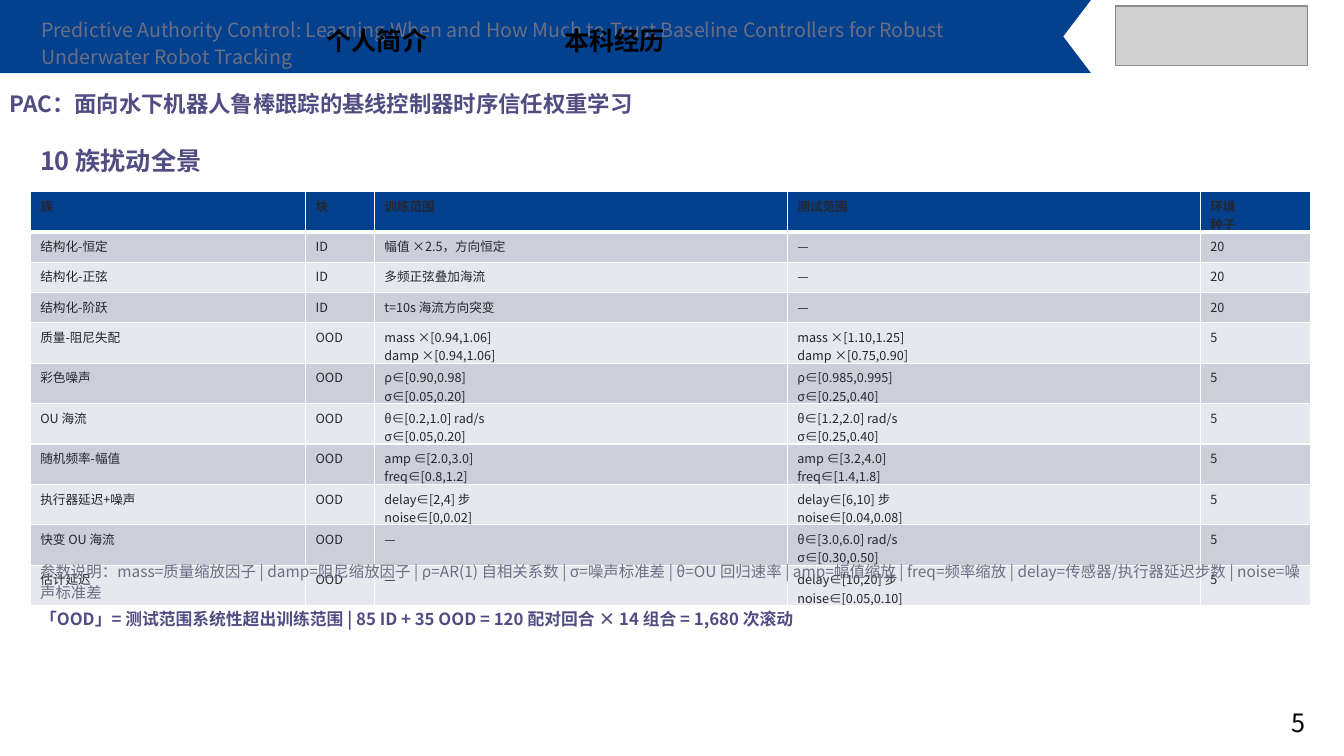
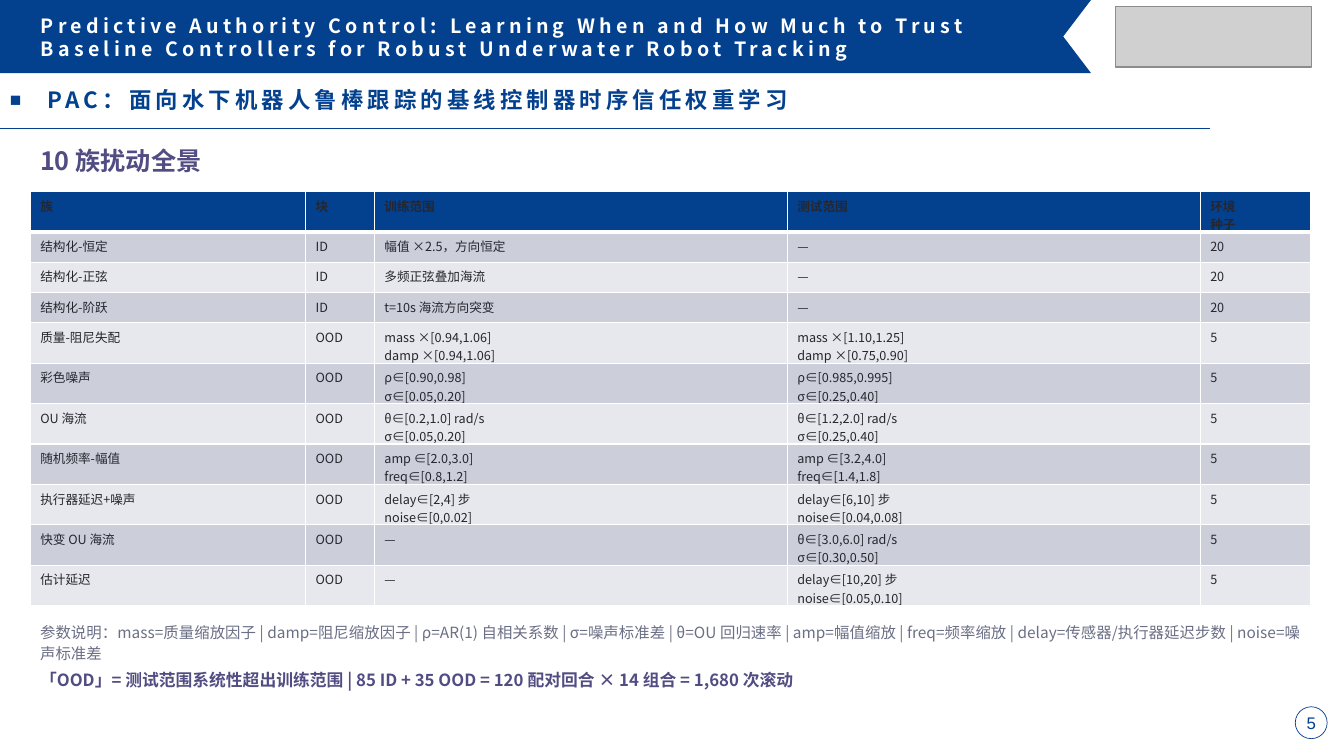
Before and after one commit to Jiacheng-Tian/predictive-authority-control, a slide deck: slide 5 of paper/PAC_组会答辩_完整版.pptx. Drawn at 1344x756 pixels with LibreOffice and Linux fonts; fonts in the diff are those of the drawing; grey boxes stand for pictures. Boxes give left, top, right and bottom in pixels: in the first picture for what was removed or moved away, otherwise in the second. Text is boxed around its words. In the diff, an @@ line names an element or a change of style, - is before the commit and + after.

Commit message:
defense: rewrite S3-S4 with plain-language parameter explanations
S3 (network): 24-dim feature vector fully broken down into 7 groups
(position error 3+1, body velocity 3+1, SMC commands 3+2, saturation 1,
MPC commands 3+2, current estimate 2, trajectory phase 3) — each with
'what it measures' and 'why it matters for trust allocation'. Transformer
processing explained step by step (H=16 window = 160ms, embed 32, 4-head
attention, sigmoid output).

S4 (training): reward function table rewritten with plain-language
column ('偏离目标越远扣越多分', '越界了重罚'). TD3 hyperparameter table now
has '大白话' column explaining WHY each value ('策略学慢一点稳',
'目标网络慢慢跟防震荡', '从记忆库抽256条经验学习').

```diff
--- a/paper/PAC_组会答辩_完整版.pptx
+++ b/paper/PAC_组会答辩_完整版.pptx
@@ text "Predictive Authority Control: Learning When ..." at (858, 18, 963, 34): text colour #6B6F85 to #FFFFFF, letter spacing 0 to 3 pt, bold on; line spacing 1.15 to 1; less space between paragraphs @@
@@ text "个人简介" at (338, 24, 443, 56): text colour #000000 to #FFFFFF, letter spacing 0 to 1.1 pt; alignment left to centre @@
@@ text "本科经历" at (611, 24, 716, 56): text colour #000000 to #FFFFFF, letter spacing 0 to 1.1 pt; alignment left to centre @@
@@ picture: place and size @@
-picture at (1116, 6, 1308, 66)
+picture at (1116, 6, 1312, 68)
@@ text "PAC：面向水下机器人鲁棒跟踪的基线控制器时序信任权重学习" at (129, 86, 787, 114): text colour #514D83 to #03408E, letter spacing 0 to 3 pt; bullet none to ■; line spacing 1.15 to 1; less space between paragraphs @@
@@ text added at (1167, 66, 1272, 69), 18 pt, text #FFFFFF, bold @@
+读研展望
@@ line added from (0, 129) to (1211, 129), #03408E 0.5 pt @@
@@ text "参数说明：mass=质量缩放因子 | damp=阻尼缩放因子 | ρ=AR(1) ...": place and size @@
-text "参数说明：mass=质量缩放因子 | damp=阻尼缩放因子 | ρ=AR(1) ..." at (40, 562, 1300, 629)
+text "参数说明：mass=质量缩放因子 | damp=阻尼缩放因子 | ρ=AR(1) ..." at (40, 625, 1300, 690)
@@ page number at (1307, 717, 1316, 729): size 18 to 12 pt, font Noto Sans CJK SC to Arial, text colour #000000 to #03408E; alignment left to centre; vertical alignment top to middle @@
@@ ellipse added at (1296, 707, 1328, 739), fill #FFFFFF, outline #03408E 0.5 pt @@
```
Also in this commit, not shown: 13 other slides changed, 1 slide removed.
